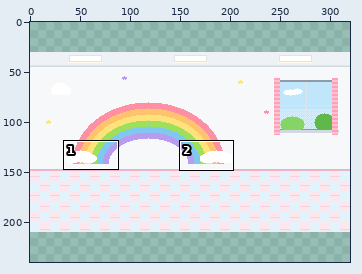
Two versions of one pixel-art file, src/media/photos/sprites/scenes/room_kids.aseprite. The picture above shows the old version from afar; the outline marks the close-up.
Close-up. First the earlier version:
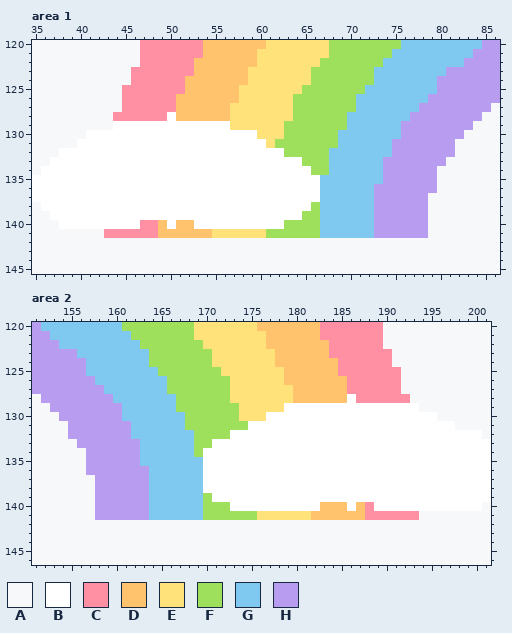
320x180 pixels, 1 frame. Colours within 5 levels of each other are drawn and written as one. Shown: area 1: x 35..86, y 120..145; area 2: x 151..201, y 120..146. The old version is drawn lined up with the new one, on the new canvas. The commit also changed other parts of the picture, which this record leaves out.
Palette (. is transparent): A #f7f8fa  B #ffffff  C #ff8fa3  D #ffc36e  E #ffe27a  F #9ee05c  G #7fc8f0  H #b79cf0
Pixels before, area 1, first column x 35:
120 AAAAAAAAAAAACCCCCCCDDDDDDDEEEEEEEFFFFFFFFGGGGGGGGGHH
121 AAAAAAAAAAAACCCCCCCDDDDDDEEEEEEEEFFFFFFFGGGGGGGGGHHH
122 AAAAAAAAAAAACCCCCCDDDDDDDEEEEEEEFFFFFFFGGGGGGGGGHHHH
123 AAAAAAAAAAACCCCCCCDDDDDDEEEEEEEFFFFFFFGGGGGGGGHHHHHH
124 AAAAAAAAAAACCCCCCDDDDDDDEEEEEEEFFFFFFFGGGGGGGHHHHHHH
125 AAAAAAAAAACCCCCCCDDDDDDEEEEEEEFFFFFFFGGGGGGGGHHHHHHH
126 AAAAAAAAAACCCCCCDDDDDDDEEEEEEFFFFFFFGGGGGGGGHHHHHHHH
127 AAAAAAAAAACCCCCCDDDDDDEEEEEEEFFFFFFFGGGGGGGHHHHHHHHA
128 AAAAAAAAACCCCCCBDDDDDDEEEEEEEFFFFFFGGGGGGGHHHHHHHHAA
129 AAAAAAAAABBBBBBBBBBBBBEEEEEEFFFFFFFGGGGGGHHHHHHHHAAA
130 AAAAAABBBBBBBBBBBBBBBBBBBEEEFFFFFFGGGGGGGHHHHHHHAAAA
131 AAAAABBBBBBBBBBBBBBBBBBBBBEFFFFFFFGGGGGGHHHHHHHAAAAA
132 AAABBBBBBBBBBBBBBBBBBBBBBBBBFFFFFGGGGGGGHHHHHHHAAAAA
133 AABBBBBBBBBBBBBBBBBBBBBBBBBBBBFFFGGGGGGHHHHHHHAAAAAA
134 ABBBBBBBBBBBBBBBBBBBBBBBBBBBBBBFFGGGGGGHHHHHHAAAAAAA
135 BBBBBBBBBBBBBBBBBBBBBBBBBBBBBBBBGGGGGGGHHHHHHAAAAAAA
136 BBBBBBBBBBBBBBBBBBBBBBBBBBBBBBBBGGGGGGHHHHHHHAAAAAAA
137 BBBBBBBBBBBBBBBBBBBBBBBBBBBBBBBBGGGGGGHHHHHHAAAAAAAA
138 ABBBBBBBBBBBBBBBBBBBBBBBBBBBBBBFGGGGGGHHHHHHAAAAAAAA
139 AABBBBBBBBBBBBBBBBBBBBBBBBBBBBFFGGGGGGHHHHHHAAAAAAAA
140 AAABBBBBBBBBCCDBDDBBBBBBBBBBFFFFGGGGGGHHHHHHAAAAAAAA
141 AAAAAAAACCCCCCDDDDDDEEEEEEFFFFFFGGGGGGHHHHHHAAAAAAAA
142 AAAAAAAAAAAAAAAAAAAAAAAAAAAAAAAAAAAAAAAAAAAAAAAAAAAA
143 AAAAAAAAAAAAAAAAAAAAAAAAAAAAAAAAAAAAAAAAAAAAAAAAAAAA
144 AAAAAAAAAAAAAAAAAAAAAAAAAAAAAAAAAAAAAAAAAAAAAAAAAAAA
145 AAAAAAAAAAAAAAAAAAAAAAAAAAAAAAAAAAAAAAAAAAAAAAAAAAAA
Pixels before, area 2, first column x 151:
120 HGGGGGGGGGFFFFFFFFEEEEEEEDDDDDDDCCCCCCCAAAAAAAAAAAA
121 HHGGGGGGGGGFFFFFFFEEEEEEEEDDDDDDCCCCCCCAAAAAAAAAAAA
122 HHHGGGGGGGGGFFFFFFFEEEEEEEDDDDDDDCCCCCCAAAAAAAAAAAA
123 HHHHHGGGGGGGGFFFFFFFEEEEEEEDDDDDDCCCCCCCAAAAAAAAAAA
124 HHHHHHGGGGGGGFFFFFFFEEEEEEEDDDDDDDCCCCCCAAAAAAAAAAA
125 HHHHHHGGGGGGGGFFFFFFFEEEEEEEDDDDDDCCCCCCCAAAAAAAAAA
126 HHHHHHHGGGGGGGGFFFFFFFEEEEEEDDDDDDDCCCCCCAAAAAAAAAA
127 HHHHHHHHGGGGGGGFFFFFFFEEEEEEEDDDDDDCCCCCCAAAAAAAAAA
128 AHHHHHHHHGGGGGGGFFFFFFEEEEEEEDDDDDDBCCCCCCAAAAAAAAA
129 AAHHHHHHHHGGGGGGFFFFFFFEEEEEBBBBBBBBBBBBBBBAAAAAAAA
130 AAAHHHHHHHGGGGGGGFFFFFFEEEBBBBBBBBBBBBBBBBBBBAAAAAA
131 AAAAHHHHHHHGGGGGGFFFFFFFBBBBBBBBBBBBBBBBBBBBBBBAAAA
132 AAAAHHHHHHHGGGGGGGFFFFBBBBBBBBBBBBBBBBBBBBBBBBBBBBA
133 AAAAAHHHHHHHGGGGGGFFBBBBBBBBBBBBBBBBBBBBBBBBBBBBBBB
134 AAAAAAHHHHHHGGGGGGFBBBBBBBBBBBBBBBBBBBBBBBBBBBBBBBB
135 AAAAAAHHHHHHGGGGGGGBBBBBBBBBBBBBBBBBBBBBBBBBBBBBBBB
136 AAAAAAHHHHHHHGGGGGGBBBBBBBBBBBBBBBBBBBBBBBBBBBBBBBB
137 AAAAAAAHHHHHHGGGGGGBBBBBBBBBBBBBBBBBBBBBBBBBBBBBBBB
138 AAAAAAAHHHHHHGGGGGGBBBBBBBBBBBBBBBBBBBBBBBBBBBBBBBB
139 AAAAAAAHHHHHHGGGGGGFBBBBBBBBBBBBBBBBBBBBBBBBBBBBBBB
140 AAAAAAAHHHHHHGGGGGGFFFBBBBBBBBBBDDDBDCBBBBBBBBBBBBA
141 AAAAAAAHHHHHHGGGGGGFFFFFFEEEEEEDDDDDDCCCCCCAAAAAAAA
142 AAAAAAAAAAAAAAAAAAAAAAAAAAAAAAAAAAAAAAAAAAAAAAAAAAA
143 AAAAAAAAAAAAAAAAAAAAAAAAAAAAAAAAAAAAAAAAAAAAAAAAAAA
144 AAAAAAAAAAAAAAAAAAAAAAAAAAAAAAAAAAAAAAAAAAAAAAAAAAA
145 AAAAAAAAAAAAAAAAAAAAAAAAAAAAAAAAAAAAAAAAAAAAAAAAAAA
146 AAAAAAAAAAAAAAAAAAAAAAAAAAAAAAAAAAAAAAAAAAAAAAAAAAA
Now the later version:
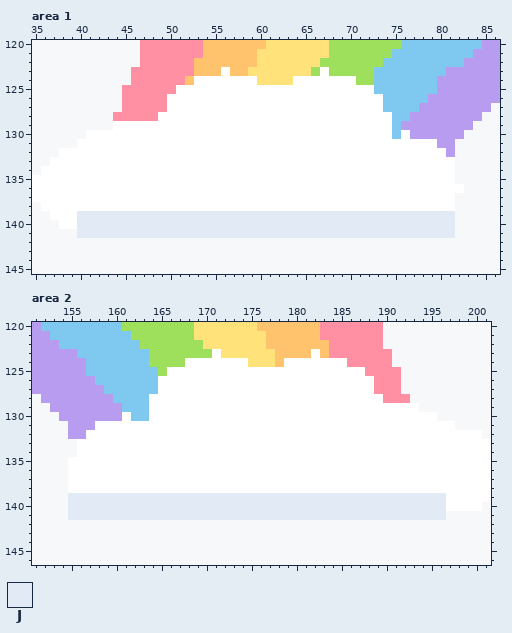
Colours new in this view: J #e2eaf5
From old to new:
canvas 320x180 -> 320x240, the old top-left corner now at 0,30
Changed rows in their new state; - is an unchanged pixel.
Area 1:
first column x 40:
123 ----------------B----------B---------------
124 -------------BBBBBBB----BBBBBBB------------
125 -----------BBBBBBBBBBBBBBBBBBBBBB----------
126 ----------BBBBBBBBBBBBBBBBBBBBBBBB---------
127 ----------BBBBBBBBBBBBBBBBBBBBBBBB---------
128 ---------B-BBBBBBBBBBBBBBBBBBBBBBBB--------
129 -----------------BBBBBBBBBBBBBBBBBB--------
130 --------------------BBBBBBBBBBBBBBB-B------
131 ---------------------BBBBBBBBBBBBBBBBBBB---
132 -----------------------BBBBBBBBBBBBBBBBBB--
133 -------------------------BBBBBBBBBBBBBBBBB-
134 --------------------------BBBBBBBBBBBBBBBB-
135 ---------------------------BBBBBBBBBBBBBBB-
136 ---------------------------BBBBBBBBBBBBBBBB
137 ---------------------------BBBBBBBBBBBBBBB-
138 --------------------------BBBBBBBBBBBBBBBB-
139 JJJJJJJJJJJJJJJJJJJJJJJJJJJJJJJJJJJJJJJJJJ-
140 JJJJJJJJJJJJJJJJJJJJJJJJJJJJJJJJJJJJJJJJJJ-
141 JJJJJJJJJJJJJJJJJJJJJJJJJJJJJJJJJJJJJJJJJJ-
Area 2:
first column x 155:
123 ----------------B----------B--------------
124 -------------BBBBBBB----BBBBBBB-----------
125 -----------BBBBBBBBBBBBBBBBBBBBBB---------
126 ----------BBBBBBBBBBBBBBBBBBBBBBBB--------
127 ----------BBBBBBBBBBBBBBBBBBBBBBBB--------
128 ---------BBBBBBBBBBBBBBBBBBBBBB-BBB-------
129 ---------BBBBBBBBBBBBBBB------------------
130 ------B--BBBBBBBBBBBBB--------------------
131 ---BBBBBBBBBBBBBBBBB----------------------
132 --BBBBBBBBBBBBBBBB------------------------
133 -BBBBBBBBBBBBBBB--------------------------
134 -BBBBBBBBBBBBBB---------------------------
135 BBBBBBBBBBBBBBB---------------------------
136 BBBBBBBBBBBBBBB---------------------------
137 BBBBBBBBBBBBBBB---------------------------
138 BBBBBBBBBBBBBBB---------------------------
139 JJJJJJJJJJJJJJJJJJJJJJJJJJJJJJJJJJJJJJJJJJ
140 JJJJJJJJJJJJJJJJJJJJJJJJJJJJJJJJJJJJJJJJJJ
141 JJJJJJJJJJJJJJJJJJJJJJJJJJJJJJJJJJJJJJJJJJ
Pixel boxes of the changes (left, top, right, bottom) in both close-ups:
changed: (77, 67, 464, 238)
changed: (68, 349, 446, 520)
